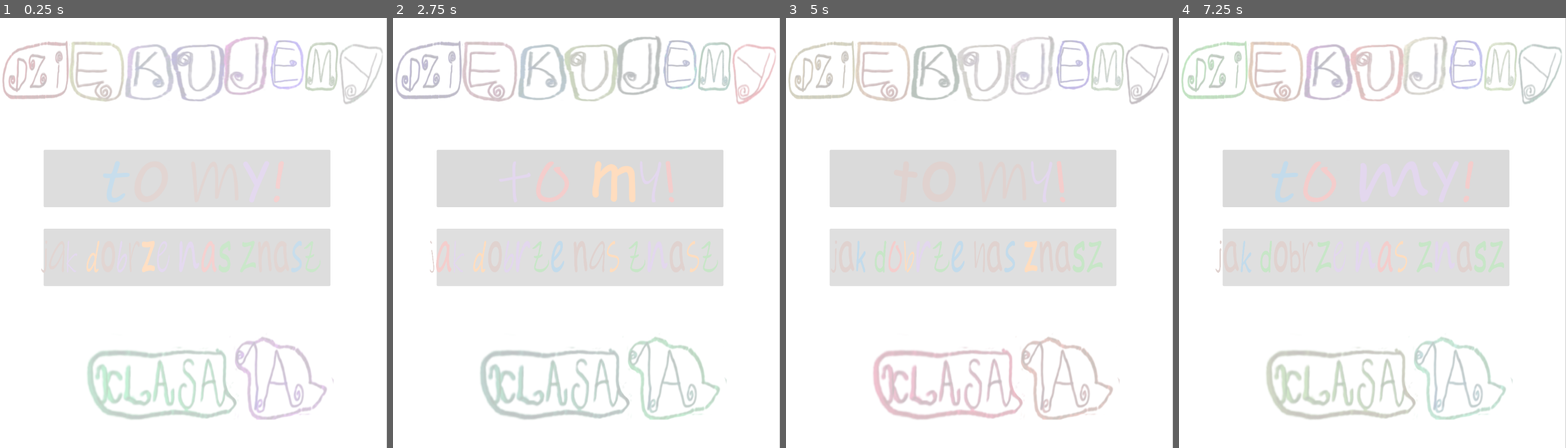
Above: before the commit, frames 1-4 (left to right).
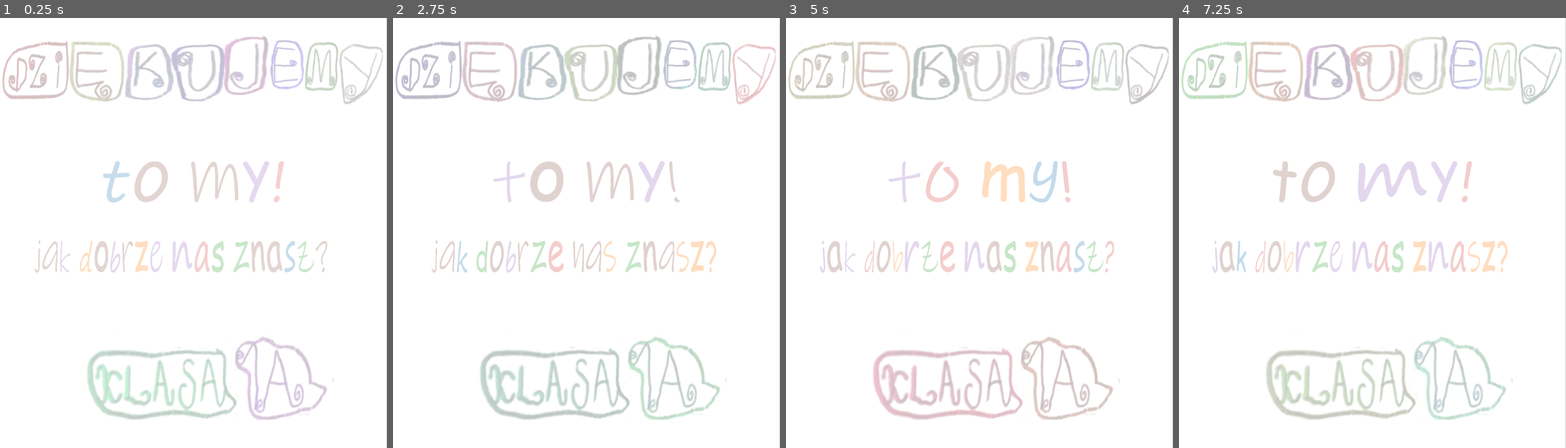
Above: after the commit, the same moments.

Repository: Whyshchuck/Laurka-2026
Game: Godot game, scene res://mode_selection.tscn
Same seed, same stepped clock (60 frames per second), same inputs: the game is played once before the commit and once after it.
Inputs (mouse positions are in pixels of both pictures, inside the frame that each line leads up to):
- Up to frame 1 (0.25 s): no input
- Up to frame 2 (2.75 s): click (578, 177) at 0.5 s; tap Enter at 1.25 s; move the mouse to (671, 211) at 1.27 s; tap 0 at 1.35 s; click (671, 211) at 1.42 s; click "Zagraj ponownie" at 2 s
- Up to frame 3 (5 s): click (971, 258) at 2.75 s; move the mouse to (902, 254) at 3.52 s; tap 0 at 3.6 s; click (902, 254) at 3.67 s; click "Zagraj ponownie" at 4.25 s
- Up to frame 4 (7.25 s): click (1364, 177) at 5 s; move the mouse to (1411, 138) at 5.77 s; tap 0 at 5.85 s; click (1411, 138) at 5.92 s; click "Zagraj ponownie" at 6.5 s

The runs differ from the first frame. In frame 1, 17% of the frame differs, in the area x 8-86%, y 30-63%; in frame 2, 18%; in frame 3, 18%; in frame 4, 17%.

Commit message:
letters update

Diff:
--- a/letters/letter_label.gd
+++ b/letters/letter_label.gd
@@ -32,6 +32,8 @@
 @export var letter_spacing := 8.0: set = set_letter_spacing
 @export var space_width := 50.0: set = set_space_width
 @export var centered := true: set = set_centered
+# Przycisk w Inspektorze: przeładowuje literki z dysku (po dorzuceniu nowych plików).
+@export_tool_button("Przeładuj literki", "Reload") var _reload_btn := _on_reload_pressed
 
 # Wspólny cache tekstur: znak -> Array[Texture2D] (po restarcie edytora odświeża się sam;
 # po dorzuceniu nowych plików w trakcie pracy można wywołać LetterLabel.reload_letters()).
@@ -52,6 +54,11 @@
 
 static func reload_letters() -> void:
 	_atlas = {}
+
+
+func _on_reload_pressed() -> void:
+	reload_letters()
+	_rebuild()
 
 
 # --- settery ---------------------------------------------------------------
--- a/mode_selection.tscn
+++ b/mode_selection.tscn
@@ -13,6 +13,8 @@
 [ext_resource type="Texture2D" uid="uid://cffhde1e5d488" path="res://sprites/y.png" id="9_vp2q1"]
 [ext_resource type="FontFile" uid="uid://bxwlocm06ul5h" path="res://BAUHS93.TTF" id="12_cexcq"]
 [ext_resource type="Script" uid="uid://xjpugwcq0p3l" path="res://letters/letter_label.gd" id="13_l5p70"]
+
+[sub_resource type="StyleBoxEmpty" id="sbe_button"]
 
 [node name="ModeSelection" type="Control" unique_id=939291522]
 layout_mode = 3
@@ -130,6 +132,10 @@
 offset_right = 940.0
 offset_bottom = 380.0
 theme_override_font_sizes/font_size = 72
+theme_override_styles/normal = SubResource("sbe_button")
+theme_override_styles/pressed = SubResource("sbe_button")
+theme_override_styles/hover = SubResource("sbe_button")
+theme_override_styles/focus = SubResource("sbe_button")
 
 [node name="LetterLabel" type="Node2D" parent="Buttons/ToMyButton" unique_id=647909813]
 position = Vector2(418, 89)
@@ -145,10 +151,14 @@
 offset_right = 940.0
 offset_bottom = 600.0
 theme_override_font_sizes/font_size = 72
+theme_override_styles/normal = SubResource("sbe_button")
+theme_override_styles/pressed = SubResource("sbe_button")
+theme_override_styles/hover = SubResource("sbe_button")
+theme_override_styles/focus = SubResource("sbe_button")
 
 [node name="LetterLabel" type="Node2D" parent="Buttons/QuizButton" unique_id=549529387]
 position = Vector2(383, 78)
 scale = Vector2(0.41097447, 0.76850367)
 script = ExtResource("13_l5p70")
-text = "jak dobrze nas znasz"
+text = "jak dobrze nas znasz?"
 metadata/_custom_type_script = "uid://xjpugwcq0p3l"
